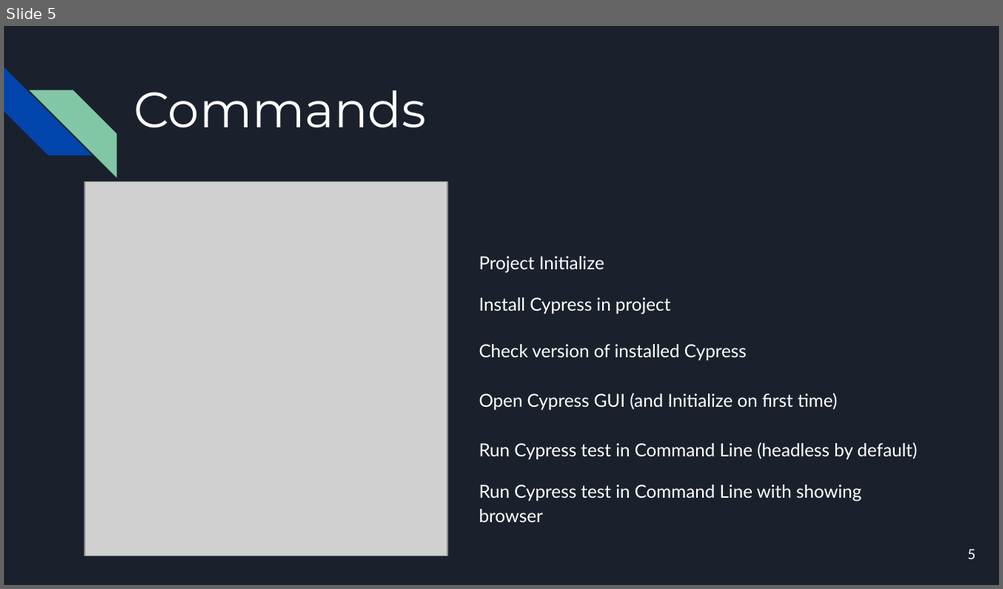
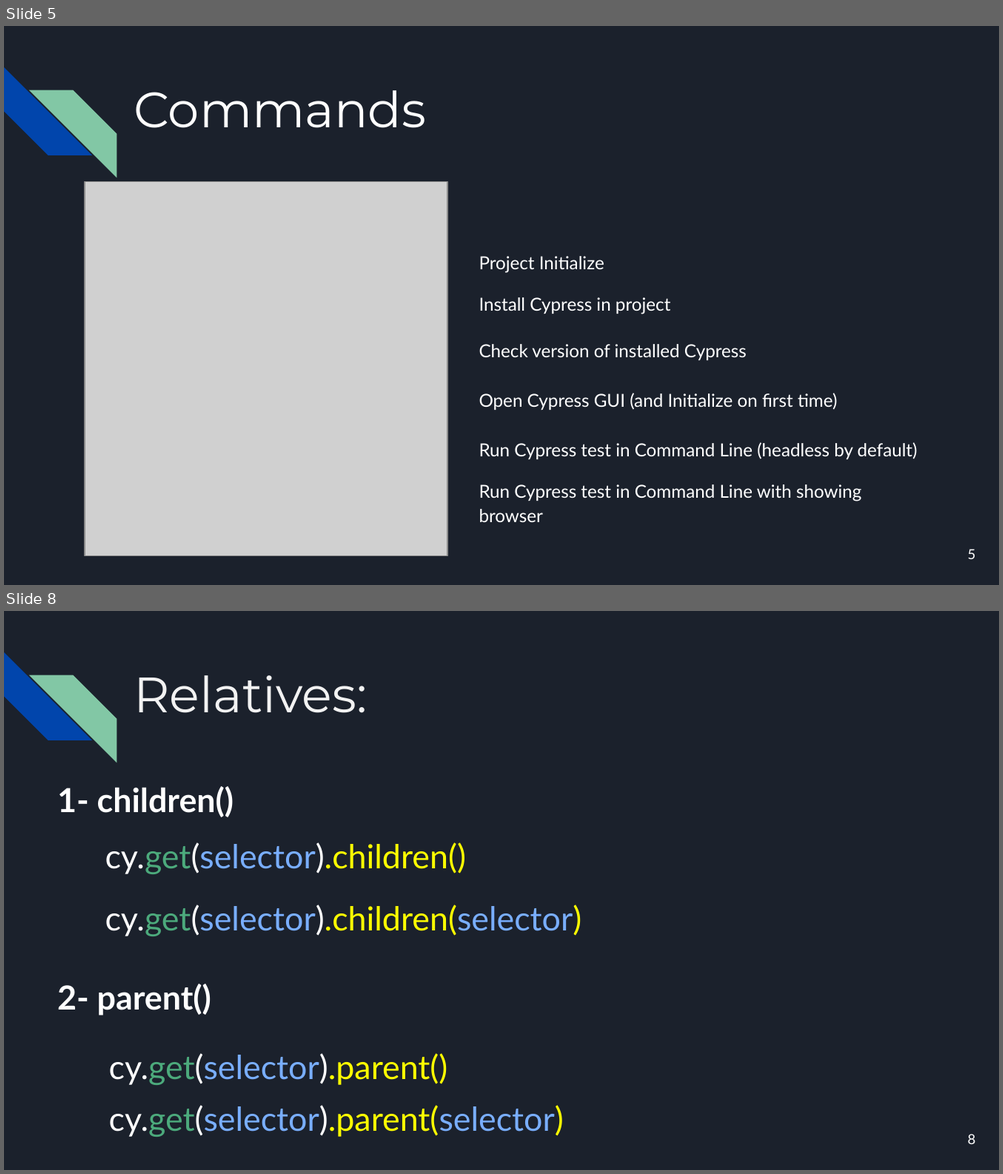
Before and after one commit to mmonfared/automationcamp-cypress, a slide deck: AutomationCamp-Cypress.pptx. Shown one above the other, each under a label of ours: slide 5 before the commit, slides 5 and 8 after it; the slides between them are not shown. The pictures are 1003x589 and 1003x1174 pixels, drawn with LibreOffice and Linux fonts; fonts in the diff are those of the drawing; grey boxes stand for pictures. Boxes give left, top, right and bottom in pixels: in the first picture for what was removed or moved away, otherwise in the second. Text is boxed around its words. In the diff, an @@ line names an element or a change of style, - is before the commit and + after.

```diff
--- a/AutomationCamp-Cypress.pptx
+++ b/AutomationCamp-Cypress.pptx
@@ slide 8 added at [4,611,999,1170], background #1B212C; not listed: 2 template elements that a slide beside it also shows @@
@@ title added at [134,675,367,713], 36 pt, text #F2F2F2 @@
+Relatives:
@@ text added at [57,786,234,817], 24 pt, text #FFFFFF, bold @@
+1- children()
@@ text added at [105,843,466,874], 24 pt, text #FFFF00 @@
+cy.get(selector).children()
@@ text added at [105,905,582,937], 24 pt, text #79AEFE @@
+cy.get(selector).children(selector)
@@ text added at [57,984,211,1016], 24 pt, text #FFFFFF, bold @@
+2- parent()
@@ text added at [109,1054,448,1085], 24 pt, text #FFFF00 @@
+cy.get(selector).parent()
@@ text added at [109,1105,563,1137], 24 pt, text #79AEFE @@
+cy.get(selector).parent(selector)
@@ page number added at [967,1134,976,1145], 10 pt, text #FFFFFF @@
+8
```
Also in this commit, not shown: 8 other slides added, 2 other files.
